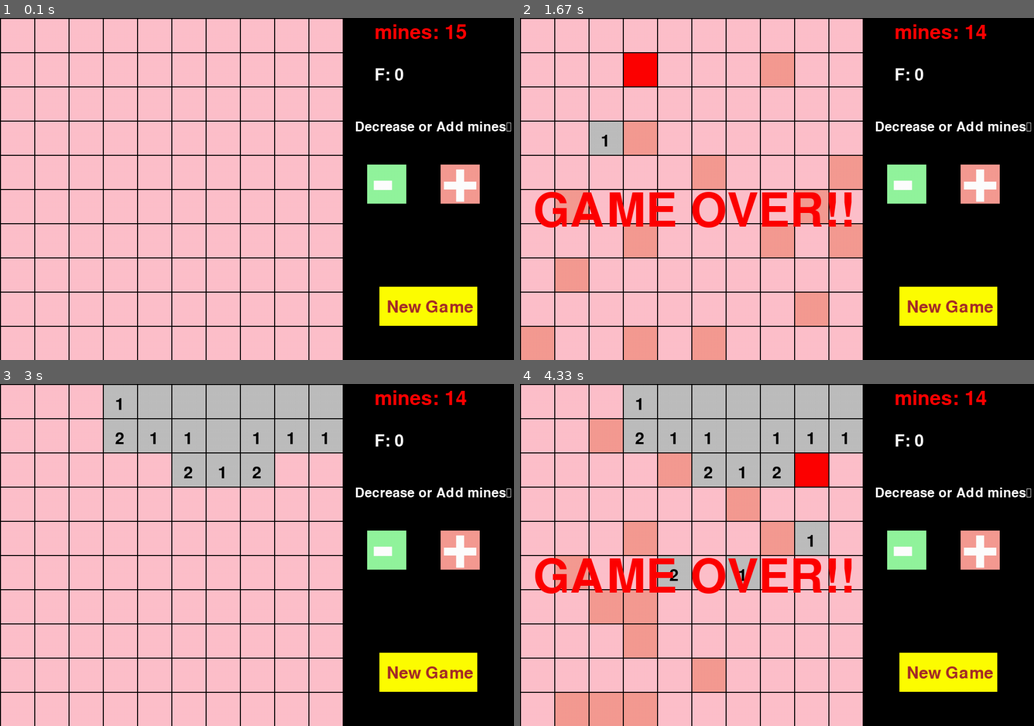
Above: before the commit, frames 1-4 (two rows, left to right).
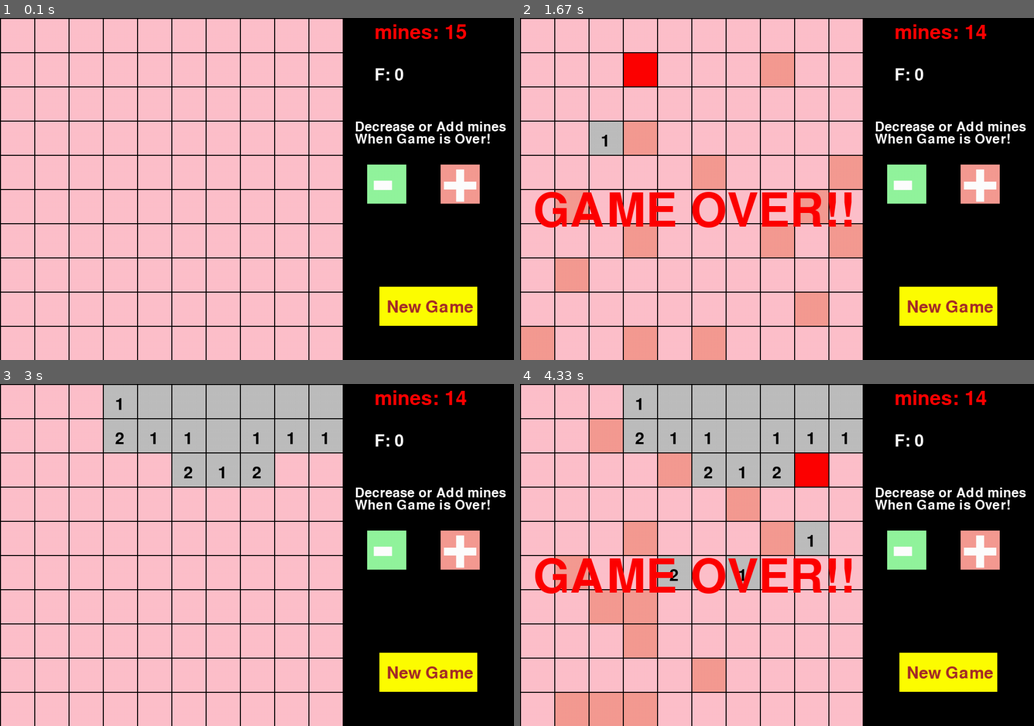
Above: after the commit, the same moments.

Repository: kristaps-m/Minesweeper_Python_ConsoleApp
Game: pygame game, started from pygame_main.py
The game is run twice, just before and just after one commit, with the same random seed, the same clock (stepped at 60 frames per second) and the same inputs.
Inputs (mouse positions are in pixels of both pictures, inside the frame that each line leads up to):
- Up to frame 1 (0.1 s): no input
- Up to frame 2 (1.67 s): press the mouse at (638, 342) at 0.37 s; move the mouse to (627, 240) at 0.47 s; release the mouse at (617, 137) at 0.6 s; press the mouse at (638, 342) at 0.7 s; move the mouse to (643, 202) at 0.8 s; release the mouse at (643, 62) at 0.93 s; click (910, 192) at 1.05 s
- Up to frame 3 (3 s): press the mouse at (87, 606) at 2.37 s; move the mouse to (241, 643) at 2.47 s; release the mouse at (400, 678) at 2.6 s; press the mouse at (15, 708) at 2.7 s; move the mouse to (123, 568) at 2.8 s; release the mouse at (231, 428) at 2.93 s
- Up to frame 4 (4.33 s): press the mouse at (638, 401) at 3.03 s; move the mouse to (684, 493) at 3.13 s; release the mouse at (730, 589) at 3.27 s; press the mouse at (607, 537) at 3.37 s; move the mouse to (710, 534) at 3.47 s; release the mouse at (818, 534) at 3.6 s; press the mouse at (535, 537) at 3.7 s; move the mouse to (602, 555) at 3.8 s; release the mouse at (669, 568) at 3.93 s; press the mouse at (607, 503) at 4.03 s; move the mouse to (705, 479) at 4.13 s; release the mouse at (802, 459) at 4.27 s

The runs differ from the first frame. In frame 1, 0.4% of the frame differs, in the area x 69-100%, y 30-37%; in frame 2, 0.4%; in frame 3, 0.4%; in frame 4, 0.4%.

Commit message:
fix rendered text about changing mine count

Diff:
--- a/pygame_main.py
+++ b/pygame_main.py
@@ -82,7 +82,8 @@
     pygame.draw.rect(screen, "#f59b93", add_more_mines_btn)
     render_text(200, "+", "white", W + 200, 265)
 
-    render_text(40, "Decrease or Add mines\n when Game is Over!", "white", W + 25, 210)
+    render_text(40, "Decrease or Add mines", "white", W + 25, 210)
+    render_text(40, "When Game is Over!", "white", W + 25, 235)
 
     img = new_game_font.render("New Game", True, "brown")
     screen.blit(img, (NEW_GAME_BUTTON_X + 15, NEW_GAME_BUTTON_Y + 25))
